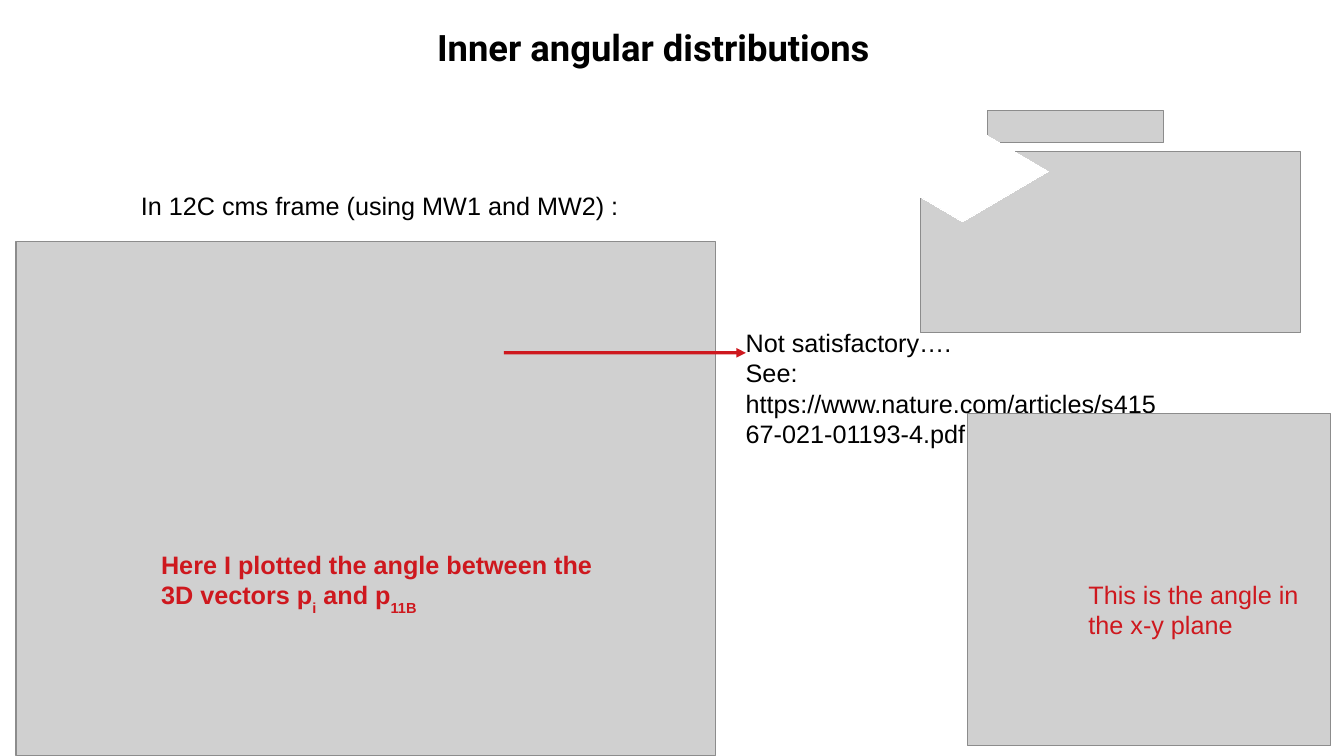
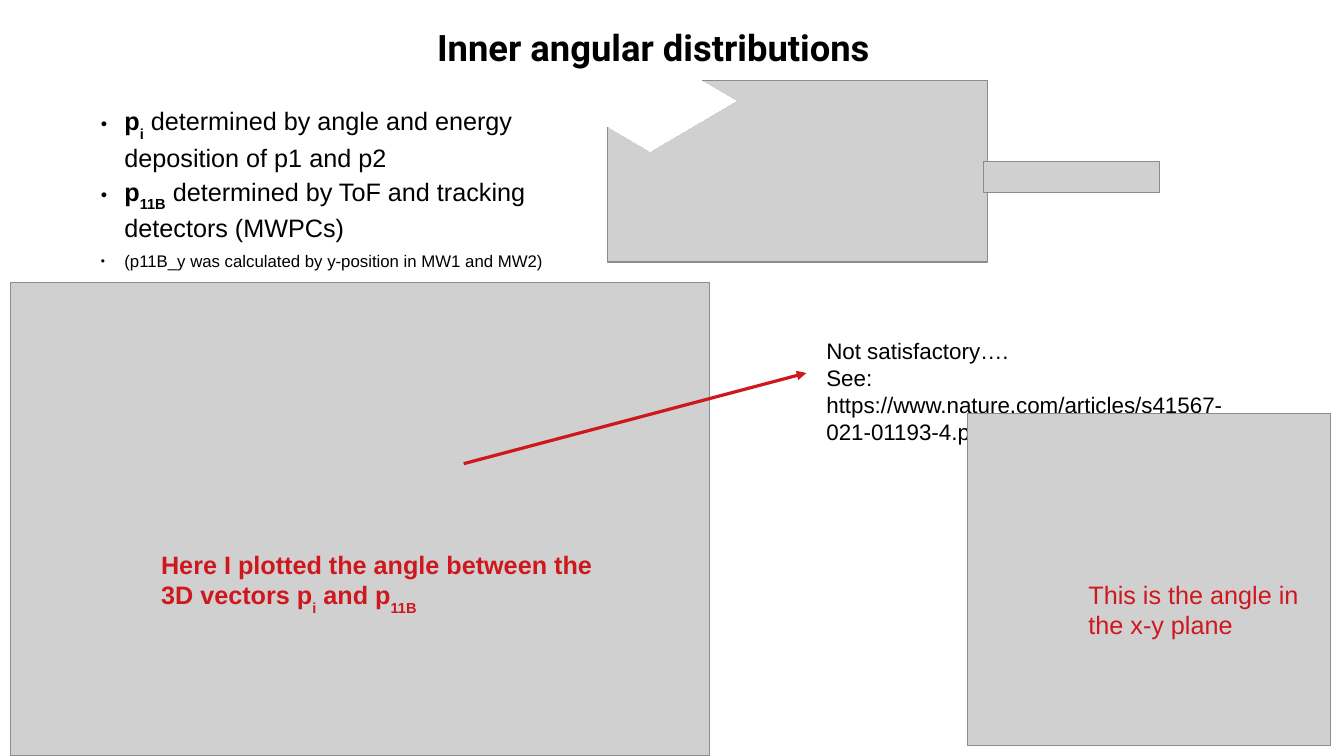
Before and after one commit to jenegger/2021_psi_pres, a slide deck: slide 17 of analysis.odp (slide 18 before the commit). Drawn at 1344x756 pixels with LibreOffice and Linux fonts; fonts in the diff are those of the drawing; grey boxes stand for pictures; background and template pictures are left out. Boxes give left, top, right and bottom in pixels: in the first picture for what was removed or moved away, otherwise in the second. Text is boxed around its words. In the diff, an @@ line names an element or a change of style, - is before the commit and + after.

```diff
--- a/analysis.odp
+++ b/analysis.odp
@@ diamond: place and size @@
-diamond at bbox=[877, 121, 1049, 222]
+diamond at bbox=[565, 50, 736, 151]
@@ picture: place and size @@
-picture at bbox=[921, 151, 1301, 333]
+picture at bbox=[608, 81, 988, 262]
@@ text added at bbox=[124, 111, 543, 271], 18 pt, text #000000 @@
+● pi determined by angle and energy deposition of p1 and p2
+● p11B determined by ToF and tracking detectors (MWPCs)
+● (p11B_y was calculated by y-position in MW1 and MW2)
@@ picture: place and size @@
-picture at bbox=[988, 111, 1165, 142]
+picture at bbox=[983, 161, 1159, 193]
@@ text removed at bbox=[141, 196, 604, 221] @@
-In 12C cms frame (using MW1 and MW2) :
@@ picture: place and size @@
-picture at bbox=[16, 242, 716, 756]
+picture at bbox=[10, 282, 710, 756]
@@ text "Not satisfactory….": place and size @@
-text "Not satisfactory…." at bbox=[746, 332, 1156, 449]
+text "Not satisfactory…." at bbox=[826, 342, 1222, 445]
@@ text "Not satisfactory…." at bbox=[826, 342, 1222, 445]: size 18 to 16 pt @@
@@ arrow moved from (504, 353) - (746, 353) to (464, 464) - (807, 373) @@
```
Also in this commit, not shown: 8 other slides changed, 5 slides added, 2 slides removed, 3 other files.
